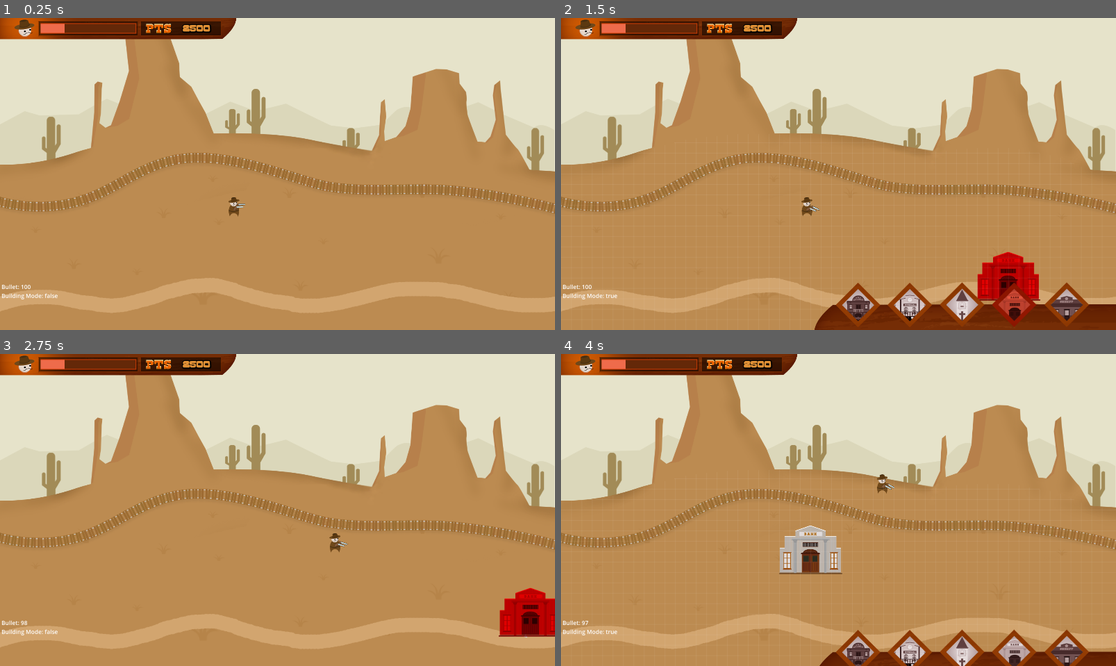
Above: before the commit, frames 1-4 (two rows, left to right).
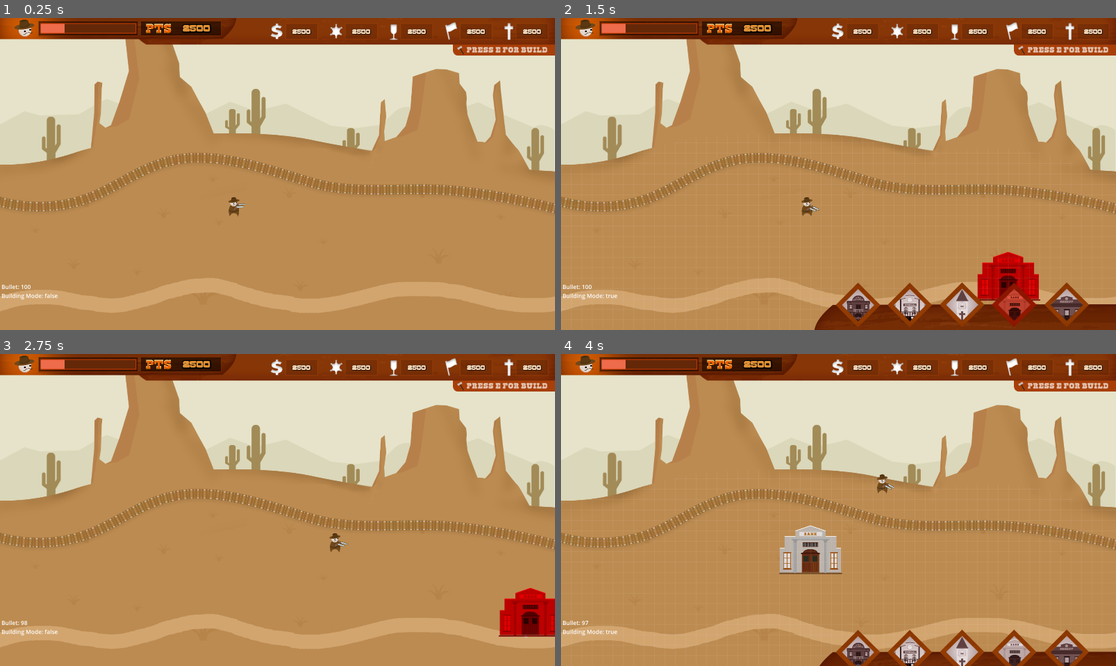
Above: after the commit, the same moments.

Repository: realfirat/A-Simple-Wild-West-Game
Game: Godot game, scene res://scenes/main.tscn
Same seed, same stepped clock (60 frames per second), same inputs: the game is played once before the commit and once after it.
Inputs (mouse positions are in pixels of both pictures, inside the frame that each line leads up to):
- Up to frame 1 (0.25 s): no input
- Up to frame 2 (1.5 s): tap Enter at 0.5 s; move the mouse to (960, 158) at 0.52 s; hold D (go_right) 0.53-1.28 s; tap E (build_mode) at 0.6 s; click (960, 158) at 0.67 s; move the mouse to (1016, 308) at 1.27 s; hold S (go_down) from 1.28 s (still down); click (1016, 308) at 1.35 s
- Up to frame 3 (2.75 s): move the mouse to (532, 637) at 2.02 s; release S (go_down) at 2.03 s; hold D (go_right) from 2.03 s (still down); tap E (build_mode) at 2.1 s; click (532, 637) at 2.17 s
- Up to frame 4 (4 s): move the mouse to (810, 572) at 2.77 s; release D (go_right) at 2.78 s; hold W (go_up) 2.78-3.53 s; click (810, 572) at 2.85 s; move the mouse to (1005, 556) at 3.52 s; hold A (go_left) from 3.53 s (still down); tap E (build_mode) at 3.6 s

The runs differ from the first frame. In frame 1, 5.9% of the frame differs, in the area x 25-100%, y 0-13%; in frame 2, 5.9%; in frame 3, 5.9%; in frame 4, 5.9%.

Commit message:
top bar devam

Diff:
--- a/scenes/main.tscn
+++ b/scenes/main.tscn
@@ -21,6 +21,7 @@
 [ext_resource type="Texture2D" uid="uid://0fsr5mdmbap7" path="res://assets/kovboy_14temmuz_0003_2-copy.png" id="19_h0kwv"]
 [ext_resource type="Script" path="res://scripts/top_bar.gd" id="20_4a77u"]
 [ext_resource type="Texture2D" uid="uid://csrndtk0f6gja" path="res://assets/ustbar_bg.png" id="20_whiyo"]
+[ext_resource type="Texture2D" uid="uid://baacltsbox5g" path="res://assets/sag_top_bar.png" id="21_fkkjo"]
 [ext_resource type="FontFile" uid="uid://boui4cb0lutjf" path="res://fonts/Cowboy Manero.otf" id="21_hqvvg"]
 
 [sub_resource type="RectangleShape2D" id="RectangleShape2D_8afdw"]
@@ -211,6 +212,11 @@
 
 [node name="top_bar" type="Node2D" parent="UI"]
 script = ExtResource("20_4a77u")
+
+[node name="SagTopBar" type="Sprite2D" parent="UI/top_bar"]
+position = Vector2(1198, 19)
+scale = Vector2(1.19624, 1.19624)
+texture = ExtResource("21_fkkjo")
 
 [node name="Sprite2D" type="Sprite2D" parent="UI/top_bar"]
 position = Vector2(408, 36.75)
@@ -228,7 +234,7 @@
 rounded = true
 show_percentage = false
 
-[node name="Label" type="Label" parent="UI/top_bar"]
+[node name="score" type="Label" parent="UI/top_bar"]
 offset_left = 596.0
 offset_top = 21.0
 offset_right = 763.0
@@ -240,6 +246,81 @@
 theme_override_constants/shadow_outline_size = 15
 theme_override_fonts/font = ExtResource("21_hqvvg")
 theme_override_font_sizes/font_size = 30
+text = "2500"
+horizontal_alignment = 1
+
+[node name="dollar" type="Label" parent="UI/top_bar"]
+offset_left = 989.0
+offset_top = 38.0
+offset_right = 1097.0
+offset_bottom = 75.0
+theme_override_colors/font_color = Color(0.992157, 0.854902, 0.72549, 1)
+theme_override_colors/font_shadow_color = Color(0, 0, 0, 1)
+theme_override_colors/font_outline_color = Color(0, 0, 0, 1)
+theme_override_constants/outline_size = 4
+theme_override_constants/shadow_outline_size = 4
+theme_override_fonts/font = ExtResource("21_hqvvg")
+theme_override_font_sizes/font_size = 20
+text = "2500"
+horizontal_alignment = 1
+
+[node name="justice" type="Label" parent="UI/top_bar"]
+offset_left = 1196.0
+offset_top = 38.0
+offset_right = 1304.0
+offset_bottom = 75.0
+theme_override_colors/font_color = Color(0.992157, 0.854902, 0.72549, 1)
+theme_override_colors/font_shadow_color = Color(0, 0, 0, 1)
+theme_override_colors/font_outline_color = Color(0, 0, 0, 1)
+theme_override_constants/outline_size = 4
+theme_override_constants/shadow_outline_size = 4
+theme_override_fonts/font = ExtResource("21_hqvvg")
+theme_override_font_sizes/font_size = 20
+text = "2500"
+horizontal_alignment = 1
+
+[node name="fun" type="Label" parent="UI/top_bar"]
+offset_left = 1388.0
+offset_top = 38.0
+offset_right = 1496.0
+offset_bottom = 75.0
+theme_override_colors/font_color = Color(0.992157, 0.854902, 0.72549, 1)
+theme_override_colors/font_shadow_color = Color(0, 0, 0, 1)
+theme_override_colors/font_outline_color = Color(0, 0, 0, 1)
+theme_override_constants/outline_size = 4
+theme_override_constants/shadow_outline_size = 4
+theme_override_fonts/font = ExtResource("21_hqvvg")
+theme_override_font_sizes/font_size = 20
+text = "2500"
+horizontal_alignment = 1
+
+[node name="independence" type="Label" parent="UI/top_bar"]
+offset_left = 1593.0
+offset_top = 38.0
+offset_right = 1701.0
+offset_bottom = 75.0
+theme_override_colors/font_color = Color(0.992157, 0.854902, 0.72549, 1)
+theme_override_colors/font_shadow_color = Color(0, 0, 0, 1)
+theme_override_colors/font_outline_color = Color(0, 0, 0, 1)
+theme_override_constants/outline_size = 4
+theme_override_constants/shadow_outline_size = 4
+theme_override_fonts/font = ExtResource("21_hqvvg")
+theme_override_font_sizes/font_size = 20
+text = "2500"
+horizontal_alignment = 1
+
+[node name="faith" type="Label" parent="UI/top_bar"]
+offset_left = 1787.0
+offset_top = 38.0
+offset_right = 1895.0
+offset_bottom = 75.0
+theme_override_colors/font_color = Color(0.992157, 0.854902, 0.72549, 1)
+theme_override_colors/font_shadow_color = Color(0, 0, 0, 1)
+theme_override_colors/font_outline_color = Color(0, 0, 0, 1)
+theme_override_constants/outline_size = 4
+theme_override_constants/shadow_outline_size = 4
+theme_override_fonts/font = ExtResource("21_hqvvg")
+theme_override_font_sizes/font_size = 20
 text = "2500"
 horizontal_alignment = 1
 
Binary file added: assets/sag_top_bar.png
Not shown, added: assets/sag_top_bar.png.import
Not shown: 1 places in scenes/main.tscn that only renumber resources
